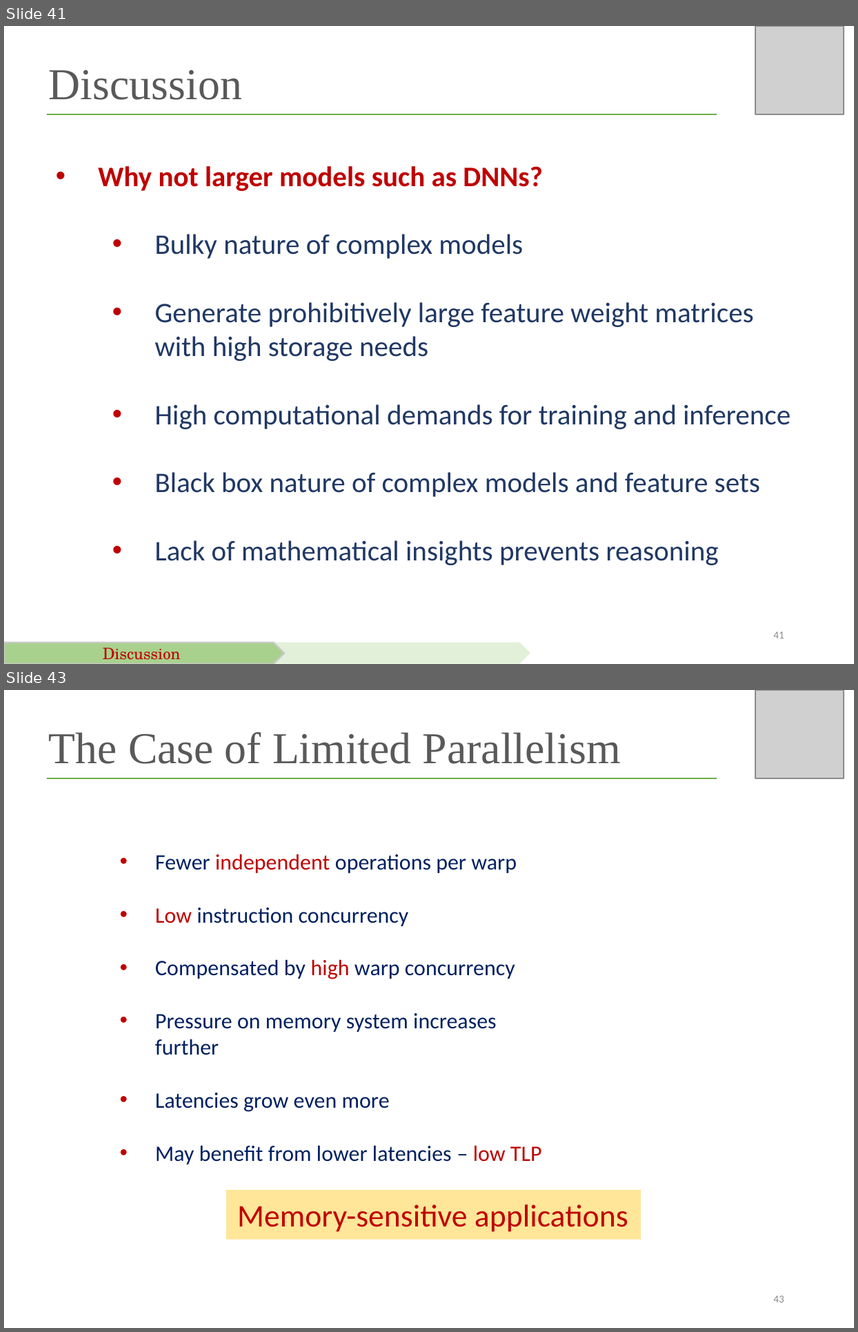
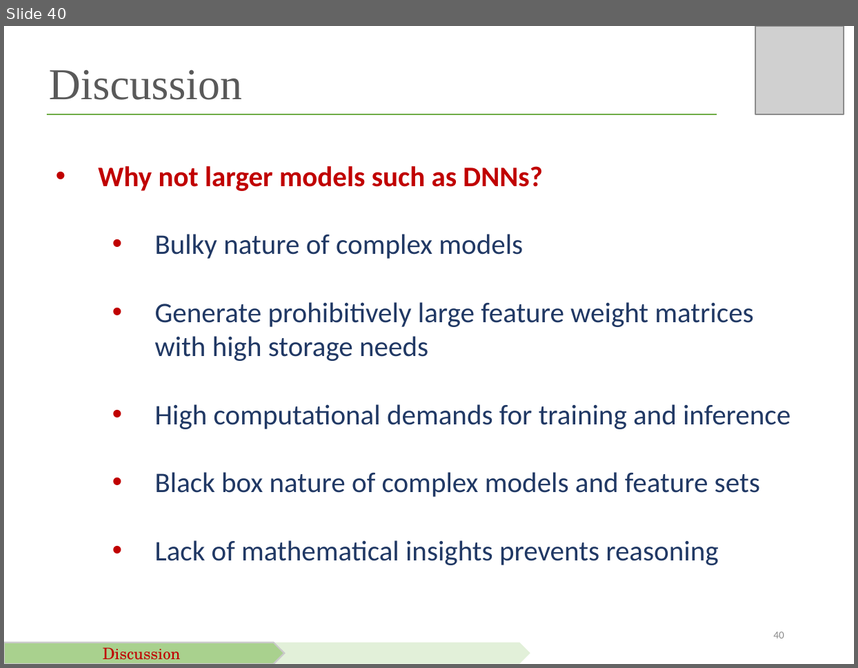
Before and after one commit to saumaydublish/saumaydublish.github.io, a slide deck: slides/hpca2019_slides.pptx. Shown one above the other, each under a label of ours: slides 41 and 43 before the commit, slide 40 after it; the slides between them are not shown. The pictures are 858x1332 and 858x668 pixels, drawn with LibreOffice and Linux fonts; fonts in the diff are those of the drawing; grey boxes stand for pictures. Boxes give left, top, right and bottom in pixels: in the first picture for what was removed or moved away, otherwise in the second. Text is boxed around its words. In the diff, an @@ line names an element or a change of style, - is before the commit and + after.

```diff
--- a/slides/hpca2019_slides.pptx
+++ b/slides/hpca2019_slides.pptx
@@ slide 43 removed at bbox=[4, 690, 854, 1328], background #FFFFFF @@
@@ picture removed at bbox=[755, 690, 844, 778] @@
@@ text removed at bbox=[49, 732, 621, 764] @@
-The Case of Limited Parallelism
@@ line removed from (47, 778) to (717, 778) @@
@@ text removed at bbox=[155, 854, 542, 1164] @@
-• Fewer independent operations per warp
-• Low instruction concurrency
-• Compensated by high warp concurrency
-• Pressure on memory system increases further
-• Latencies grow even more
-• May benefit from lower latencies – low TLP
@@ rectangle removed at bbox=[226, 1190, 641, 1240] @@
-Memory-sensitive applications
@@ page number removed at bbox=[773, 1295, 784, 1302] @@
-43
@@ what was slide 41 is now slide 40 @@
@@ page number at bbox=[773, 631, 784, 638]: text changed @@
-41
+40
```
Also in this commit, not shown: 2 slides changed, 9 other slides removed, 4 other files.
